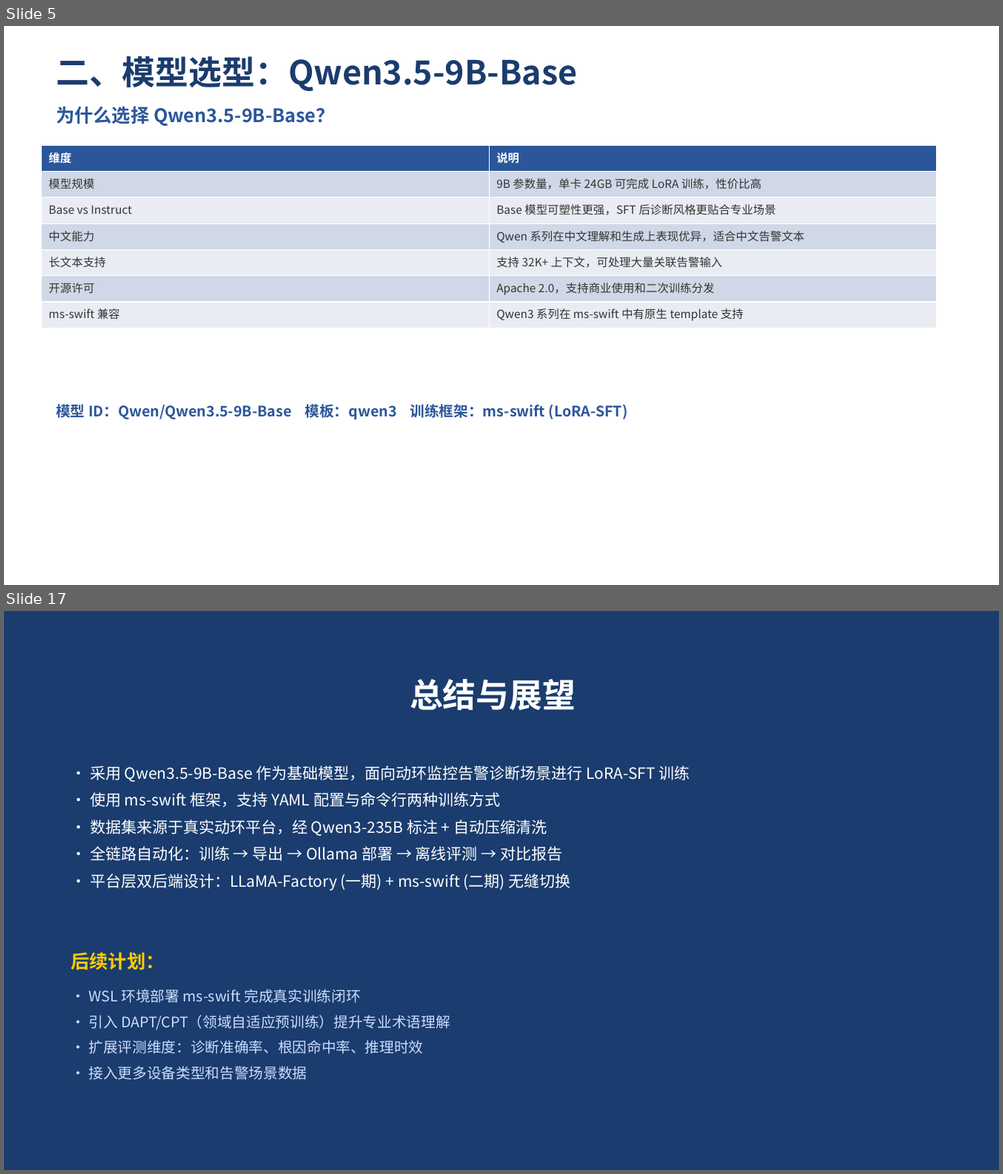
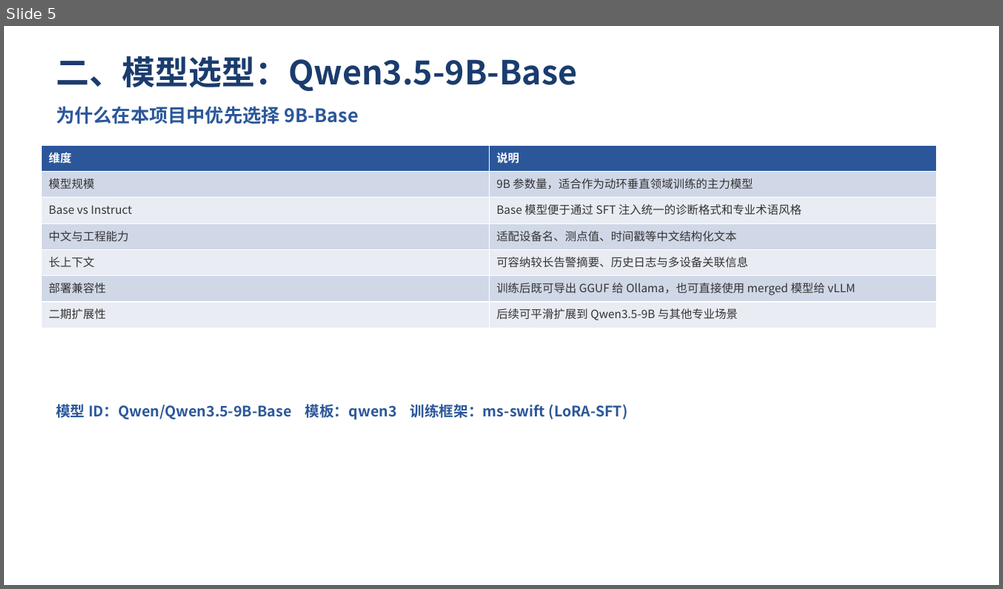
Before and after one commit to langdexuming/cccApp, a slide deck: resources/Qwen3.5-9B-Base动环告警诊断训练介绍.pptx. Shown one above the other, each under a label of ours: slides 5 and 17 before the commit, slide 5 after it; the slides between them are not shown. The pictures are 1003x1174 and 1003x589 pixels, drawn with LibreOffice and Linux fonts; fonts in the diff are those of the drawing. Boxes give left, top, right and bottom in pixels: in the first picture for what was removed or moved away, otherwise in the second. Text is boxed around its words. In the diff, an @@ line names an element or a change of style, - is before the commit and + after.

```diff
--- a/resources/Qwen3.5-9B-Base动环告警诊断训练介绍.pptx
+++ b/resources/Qwen3.5-9B-Base动环告警诊断训练介绍.pptx
@@ slide 17 removed at [4,611,999,1170], background #1A3C6E @@
@@ text removed at [410,679,575,710] @@
-总结与展望
@@ text removed at [90,766,690,891] @@
-• 采用 Qwen3.5-9B-Base 作为基础模型，面向动环监控告警诊断场景进行 LoRA-SFT 训练
-• 使用 ms-swift 框架，支持 YAML 配置与命令行两种训练方式
-• 数据集来源于真实动环平台，经 Qwen3-235B 标注 + 自动压缩清洗
-• 全链路自动化：训练 → 导出 → Ollama 部署 → 离线评测 → 对比报告
-• 平台层双后端设计：LLaMA-Factory (一期) + ms-swift (二期) 无缝切换
@@ text removed at [71,952,165,971] @@
-后续计划：
@@ text removed at [89,989,449,1080] @@
-• WSL 环境部署 ms-swift 完成真实训练闭环
-• 引入 DAPT/CPT（领域自适应预训练）提升专业术语理解
-• 扩展评测维度：诊断准确率、根因命中率、推理时效
-• 接入更多设备类型和告警场景数据
@@ slide 5 changed as well @@
@@ text at [56,106,358,124]: text changed @@
-为什么选择 Qwen3.5-9B-Base？
+为什么在本项目中优先选择 9B-Base
@@ table at [41,145,936,328] @@
-row 2, column 2: 9B 参数量，单卡 24GB 可完成 LoRA 训练，性价比高
+row 2, column 2: 9B 参数量，适合作为动环垂直领域训练的主力模型
-row 3, column 2: Base 模型可塑性更强，SFT 后诊断风格更贴合专业场景
+row 3, column 2: Base 模型便于通过 SFT 注入统一的诊断格式和专业术语风格
-row 4, column 1: 中文能力
+row 4, column 1: 中文与工程能力
-row 4, column 2: Qwen 系列在中文理解和生成上表现优异，适合中文告警文本
+row 4, column 2: 适配设备名、测点值、时间戳等中文结构化文本
-row 5, column 1: 长文本支持
+row 5, column 1: 长上下文
-row 5, column 2: 支持 32K+ 上下文，可处理大量关联告警输入
+row 5, column 2: 可容纳较长告警摘要、历史日志与多设备关联信息
-row 6, column 1: 开源许可
+row 6, column 1: 部署兼容性
-row 6, column 2: Apache 2.0，支持商业使用和二次训练分发
+row 6, column 2: 训练后既可导出 GGUF 给 Ollama，也可直接使用 merged 模型给 vLLM
-row 7, column 1: ms-swift 兼容
+row 7, column 1: 二期扩展性
-row 7, column 2: Qwen3 系列在 ms-swift 中有原生 template 支持
+row 7, column 2: 后续可平滑扩展到 Qwen3.5-9B 与其他专业场景
```
Also in this commit, not shown: 11 other slides changed, 5 slides added, 4 other slides removed, 19 other files.
